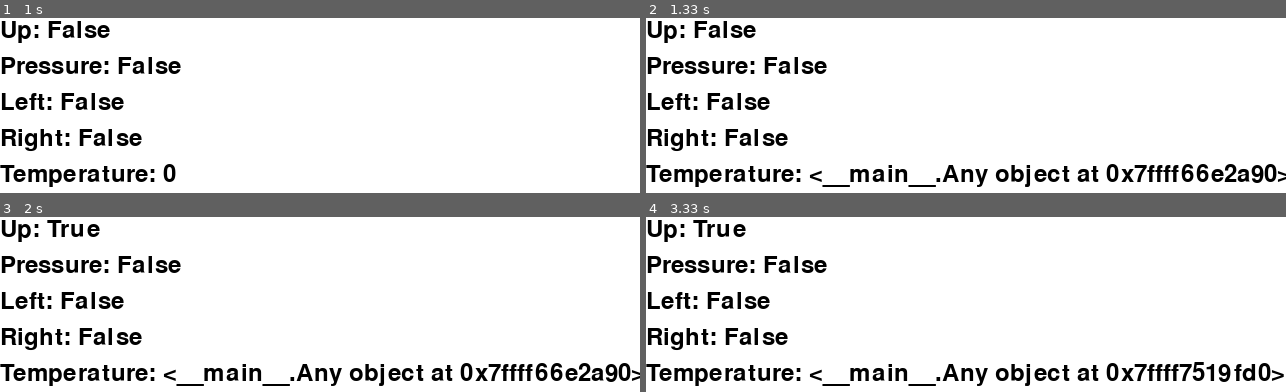
Above: before the commit, frames 1-4 (two rows, left to right).
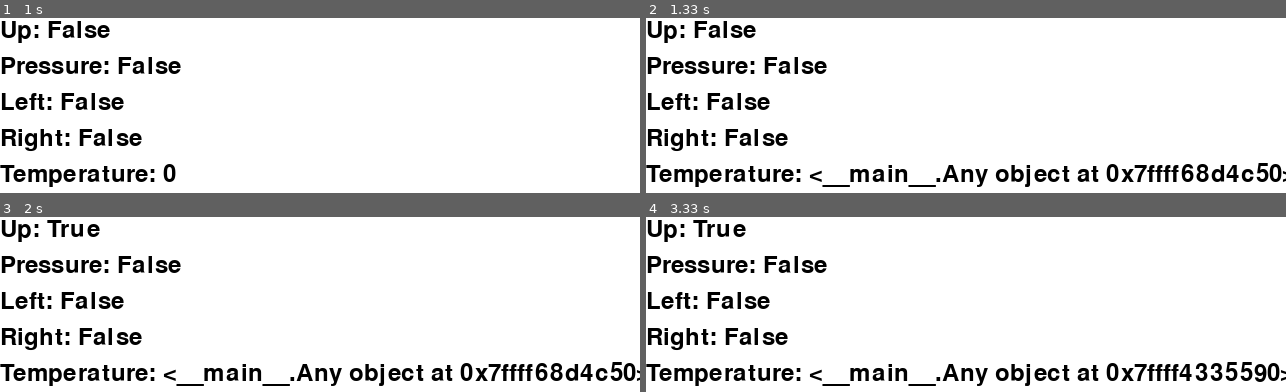
Above: after the commit, the same moments.

Repository: RIT-MDRC/Catbot
Game: pygame game, started from src/raspi/main.py
The game is run twice, just before and just after one commit, with the same random seed, the same clock (stepped at 60 frames per second) and the same inputs.
Inputs:
- Up to frame 1 (1 s): hold T 0.33-0.8 s; hold Right 0.33-0.8 s
- Up to frame 2 (1.33 s): no input
- Up to frame 3 (2 s): hold Up 1.33-1.8 s
- Up to frame 4 (3.33 s): tap A at 2.33 s

Frame 1 is identical in both runs. In frame 2, 0.8% of the frame differs, in the area x 85-100%, y 82-95%; in frame 3, 0.8%; in frame 4, 1.2%, in the area x 83-100%, y 82-95%.

Commit message:
feat: step sequence

Diff:
--- a/src/raspi/main.py
+++ b/src/raspi/main.py
@@ -1,3 +1,4 @@
+from asyncio import sleep
 from enum import Enum
 from control.muscle.muscle_controller import contract, relax
 from io_controller.pneumatics.compressor import (
@@ -88,6 +89,8 @@
                     res = motor.set_Motor(SPEED, 0)
                     if res:
                         render_right_status(True)
+                elif event.key == pygame.K_t:
+                    step(motor)
             elif event.type == pygame.KEYUP:
                 if event.key == pygame.K_a or event.key == pygame.K_LEFT:
                     res = motor.set_Motor(0, 1)
@@ -180,5 +183,20 @@
     render_pressure_status(status)
 
 
+def step(motor):
+    contract("left_muscle")
+    sleep(1)
+    motor.set_Motor(SPEED, 1)
+    sleep(1)
+    motor.set_Motor(0, 1)
+    sleep(1)
+    relax("left_muscle")
+    sleep(1)
+    motor.set_Motor(SPEED, 0)
+    sleep(1)
+    motor.set_Motor(0, 0)
+    sleep(1)
+
+
 sysFont, screen, clock, motor = setup()
 main()
